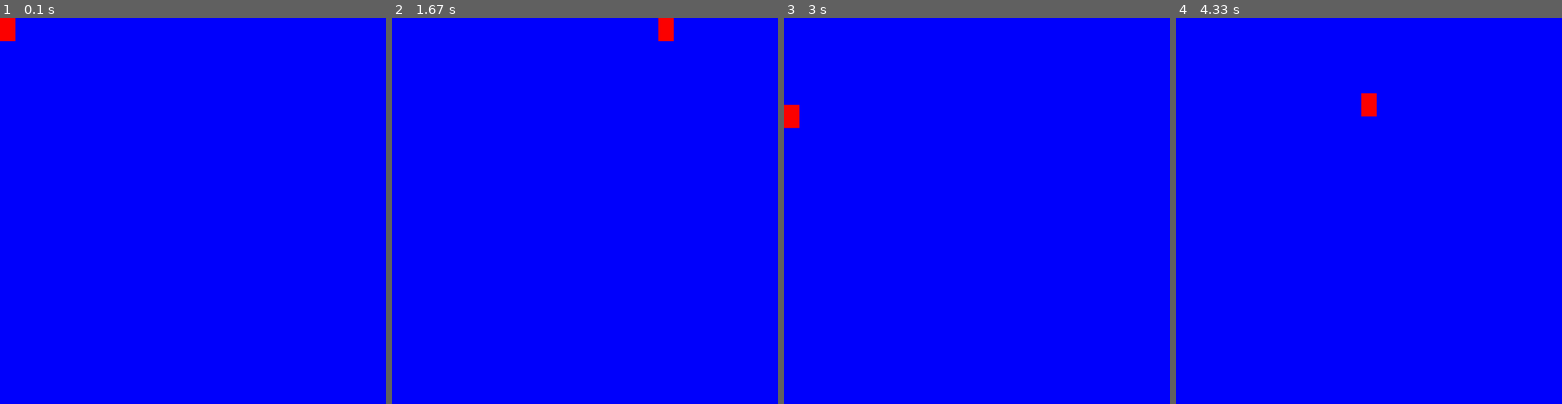
Above: before the commit, frames 1-4 (left to right).
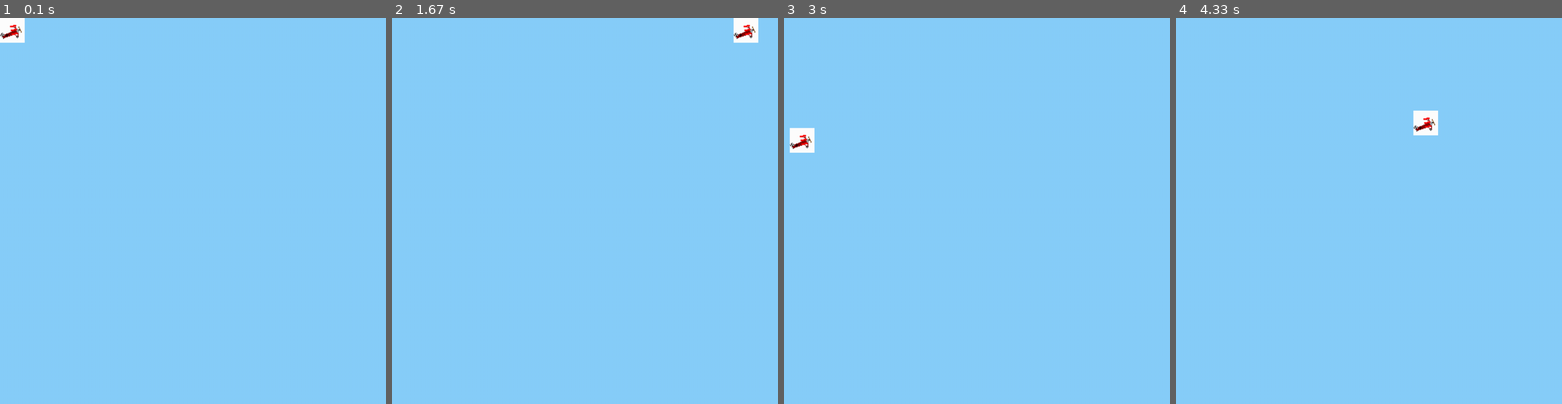
Above: after the commit, the same moments.

Repository: TKDominick/PyGame
Game: pygame game, started from scratch.py
Same seed, same stepped clock (60 frames per second), same inputs: the game is played once before the commit and once after it.
Inputs:
- Up to frame 1 (0.1 s): no input
- Up to frame 2 (1.67 s): hold Right 0.33-0.8 s; hold Right 1.17-1.63 s
- Up to frame 3 (3 s): hold Left 1.67-2.2 s; hold Down 2.23-2.53 s; hold Left 2.57-2.97 s
- Up to frame 4 (4.33 s): hold Up 3-3.37 s; hold Right 3.4-4.03 s; hold Down from 4.07 s (still down)

The runs differ from the first frame. In frame 1, 100% of the frame differs, in the area x 0-100%, y 0-100%; in frame 2, 100%; in frame 3, 100%; in frame 4, 100%.

Commit message:
Added red baron to game, started with character drawing/animation groundwork

Diff:
--- a/scratch.py
+++ b/scratch.py
@@ -1,21 +1,59 @@
 import pygame
+import time
 pygame.init()
 
 win = pygame.display.set_mode((1000,1000))
 
 pygame.display.set_caption("Test Game")
 
+Left = False
+Right = False
+Up = False
+Down = False
+
+flyleft = []
+flyright = []
+#bg = pygame.image.load('background.png') #Not done yet
+char = pygame.image.load('RedBaron.png')
+framecount = 0
+
 x=0
 y=0
-width = 40
-height = 60
+width = 64
+height = 64
 vel = 15
 isJump = False
 jumpCount = 10
 
+def redrawGameWindow():
+	global framecount
+
+	#win.blit(bg, (0,0))
+	win.fill((135, 206, 250))
+
+	if framecount + 1 >= 12:
+		framecount = 0
+
+	#Character animations
+	'''
+	if Left:
+		win.blit(flyleft[framecount])
+	elif Right:
+		win.Blit(flyright[framecount])
+	else:
+	'''
+	win.blit(char, (x,y))
+
+
+	pygame.display.update()
+
+
+
+
 run = True
 while run:
-	pygame.time.delay(20)
+	#clock.tick(27)
+	pygame.time.delay(16)
 
 	for event in pygame.event.get():
 		if event.type == pygame.QUIT:
@@ -25,8 +63,24 @@
 
 	if keys[pygame.K_LEFT] and x > vel - 1:
 		x -= vel
-	if keys[pygame.K_RIGHT] and x < 1000 - width - vel + 10:
+		Left = True
+		Right = False
+		Up = False
+		Down = False
+	elif keys[pygame.K_RIGHT] and x < 1000 - width - vel + 10:
 		x += vel
+		Left = False
+		Right = True
+		Up = False
+		Down = False
+	else:
+		Left = False
+		Right = False
+		Up = False
+		Down = False
+		framecount = 0
+
+	# Remove Jump Function
 	if not(isJump):
 		if keys[pygame.K_UP] and y > vel - 1:
 			y -= vel
@@ -45,10 +99,7 @@
 			isJump = False
 			jumpCount = 10
 
+	redrawGameWindow()
 
 
-	win.fill  ((0,0,255))
-	pygame.draw.rect(win, (255,0,0), (x,y, width, height))
-	pygame.display.update()
-
 pygame.quit()
Binary file changed: RedBaron.png
